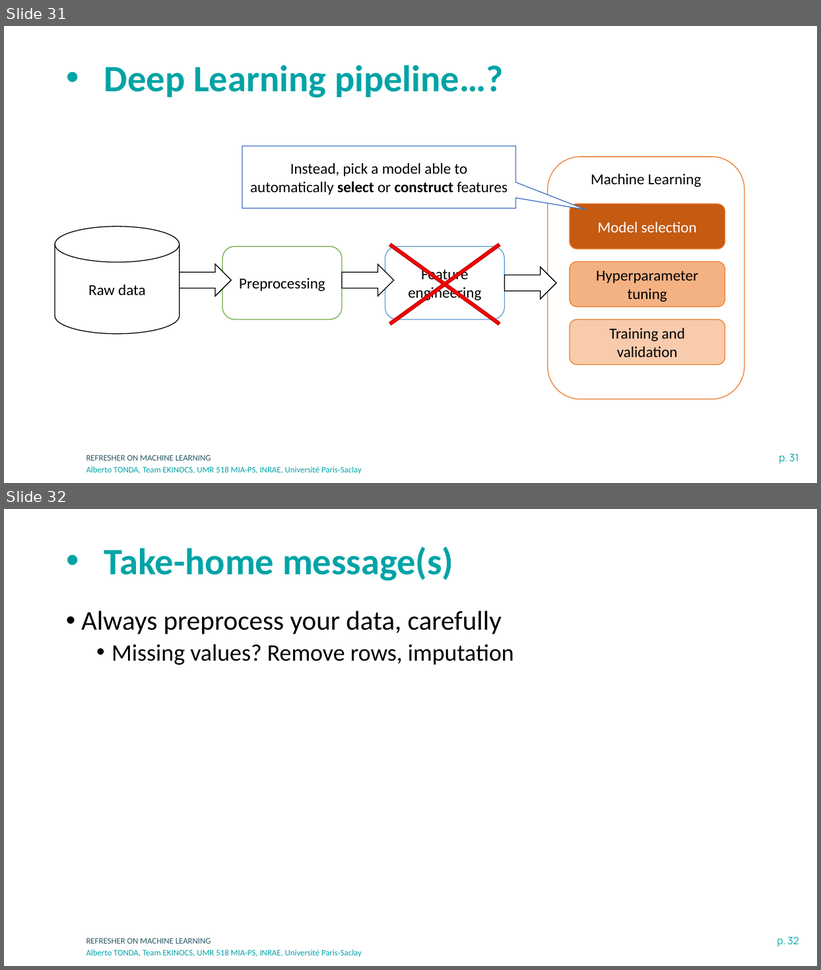
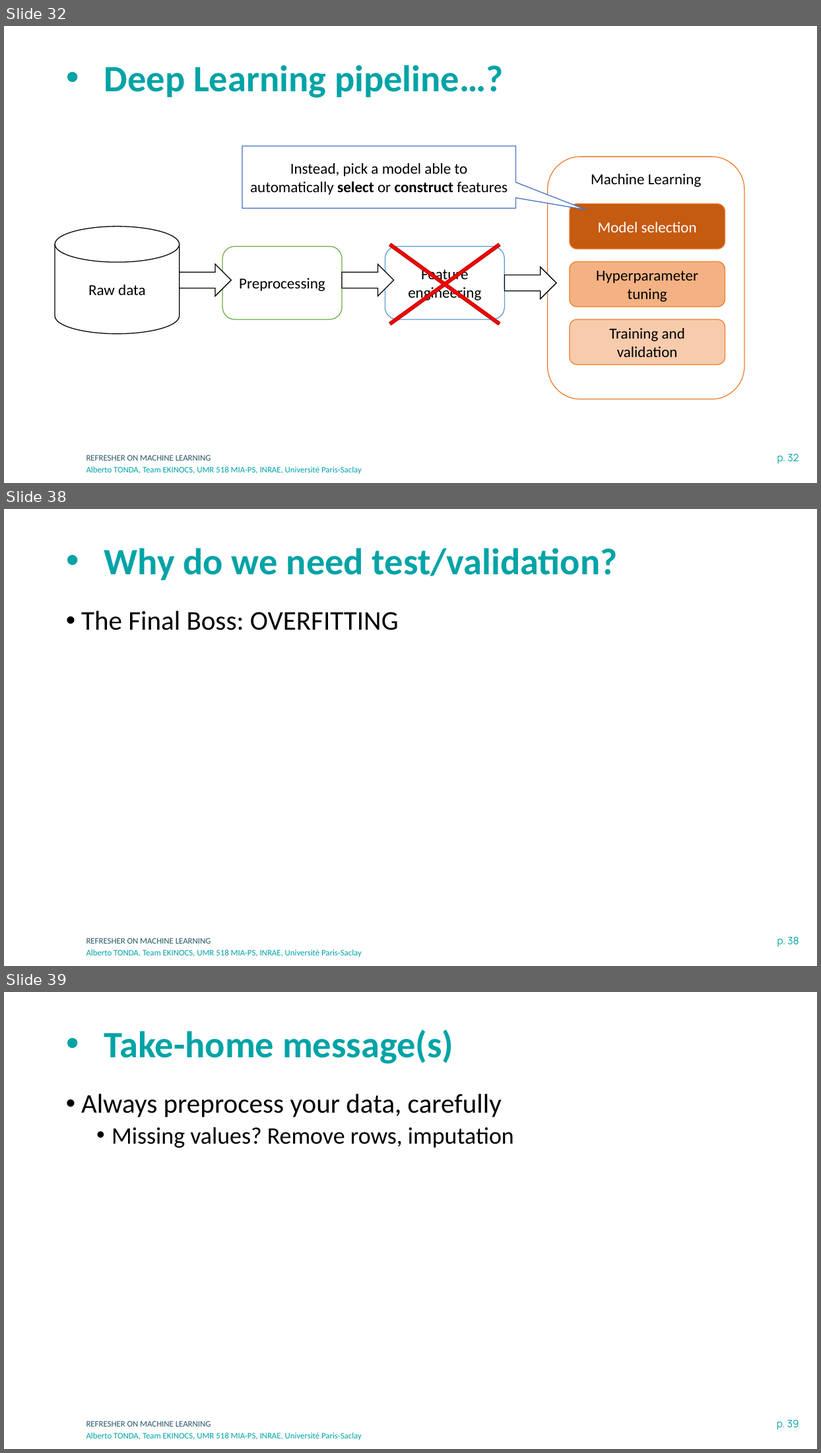
Before and after one commit to albertotonda/teaching, a slide deck: deep-learning-in-practice-with-pytorch/0-machine-learning.pptx. Shown one above the other, each under a label of ours: slides 31 and 32 before the commit, slides 32, 38 and 39 after it; the slides between them are not shown. The pictures are 821x970 and 821x1453 pixels, drawn with LibreOffice and Linux fonts; fonts in the diff are those of the drawing; background and template pictures are left out. Boxes give left, top, right and bottom in pixels: in the first picture for what was removed or moved away, otherwise in the second. Text is boxed around its words. In the diff, an @@ line names an element or a change of style, - is before the commit and + after.

```diff
--- a/deep-learning-in-practice-with-pytorch/0-machine-learning.pptx
+++ b/deep-learning-in-practice-with-pytorch/0-machine-learning.pptx
@@ slide 38 added at (x1=4, y1=509, x2=817, y2=966), background #FFFFFF; not listed: 3 template elements that a slide beside it also shows @@
@@ title added at (x1=104, y1=548, x2=618, y2=580), 44 pt, text #00A3A6, bold @@
+• Why do we need test/validation?
@@ text added at (x1=81, y1=611, x2=399, y2=630), 32 pt, text #000000 @@
+• The Final Boss: OVERFITTING
@@ what was slide 31 is now slide 32 @@
@@ page number at (x1=778, y1=454, x2=799, y2=464): text changed @@
-p. 31
+p. 32
@@ what was slide 32 is now slide 39 @@
@@ page number at (x1=777, y1=1420, x2=799, y2=1430): text changed @@
-p. 32
+p. 39
```
Also in this commit, not shown: 3 slides changed, 7 other slides added, 1 slide removed, 7 other files.
